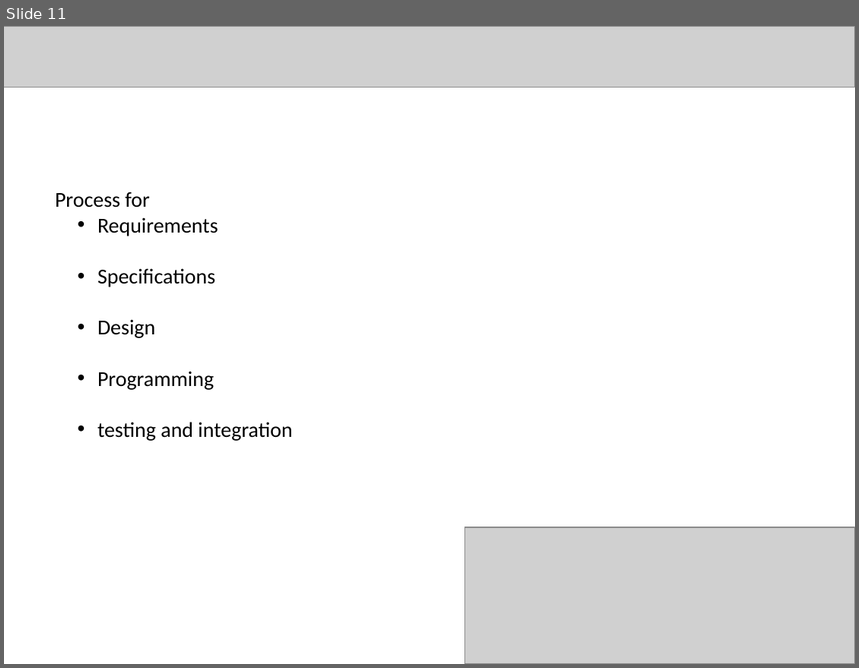
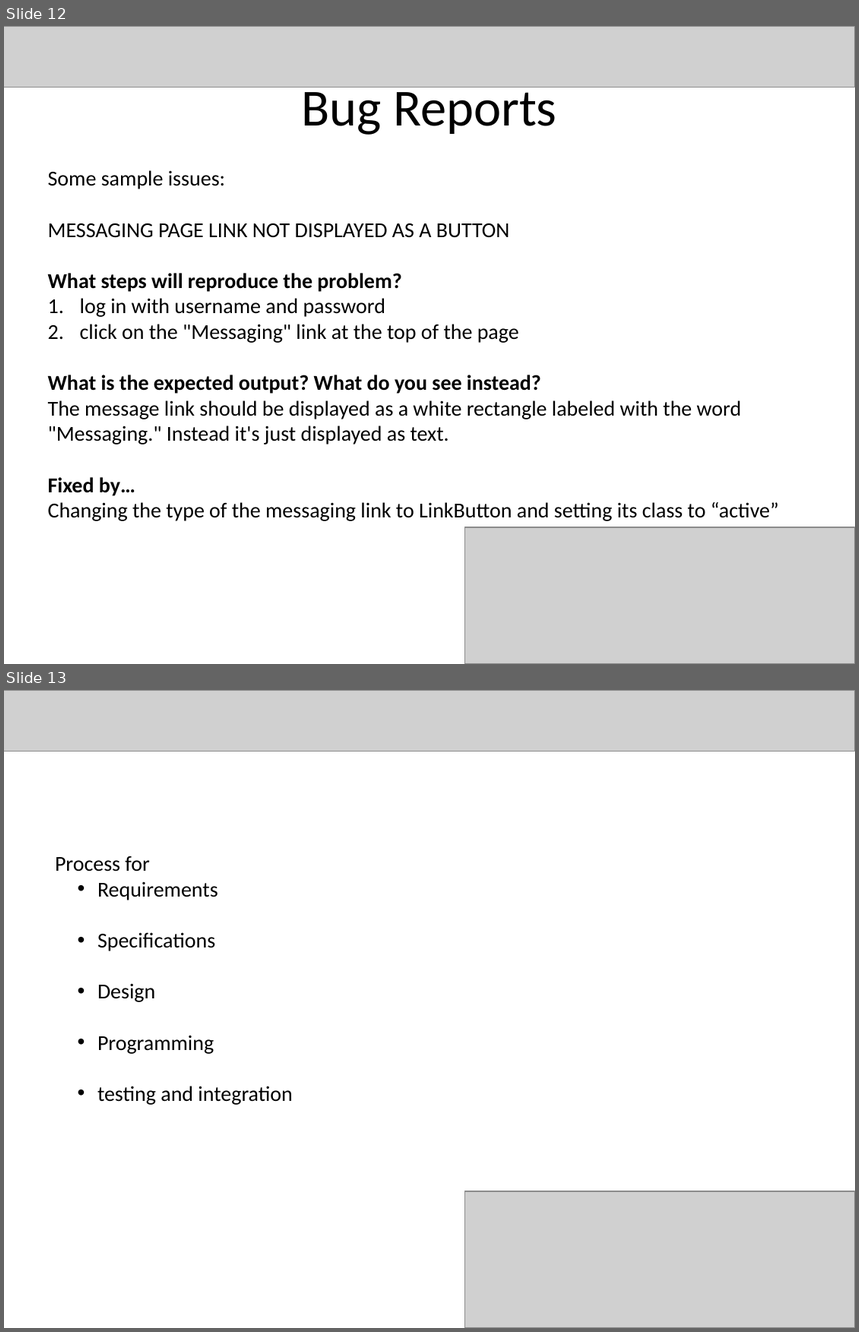
Before and after one commit to bjarratt/csce431-team1, a slide deck: FinalPres.pptx. Shown one above the other, each under a label of ours: slide 11 before the commit, slides 12 and 13 after it. The pictures are 859x668 and 859x1332 pixels, drawn with LibreOffice and Linux fonts; fonts in the diff are those of the drawing; grey boxes stand for pictures. Boxes give left, top, right and bottom in pixels: in the first picture for what was removed or moved away, otherwise in the second. Text is boxed around its words. In the diff, an @@ line names an element or a change of style, - is before the commit and + after.

```diff
--- a/FinalPres.pptx
+++ b/FinalPres.pptx
@@ slide 12 added at [4,26,855,664], background #FFFFFF @@
@@ picture added at [4,26,855,88] @@
@@ title added at [302,82,557,135], 44 pt, text #000000 @@
+Bug Reports
@@ text added at [48,170,779,522], 18 pt, text #000000 @@
+Some sample issues:
+MESSAGING PAGE LINK NOT DISPLAYED AS A BUTTON
+What steps will reproduce the problem?
+1. log in with username and password
+2. click on the "Messaging" link at the top of the page
+What is the expected output? What do you see instead?
+The message link should be displayed as a white rectangle labeled with the word
+"Messaging." Instead it's just displayed as text.
+Fixed by…
+Changing the type of the messaging link to LinkButton and setting its class to “active”
@@ picture added at [465,528,855,664] @@
@@ what was slide 11 is now slide 13 @@
```
Also in this commit, not shown: 2 slides changed, 2 other slides added, 1 slide removed.
